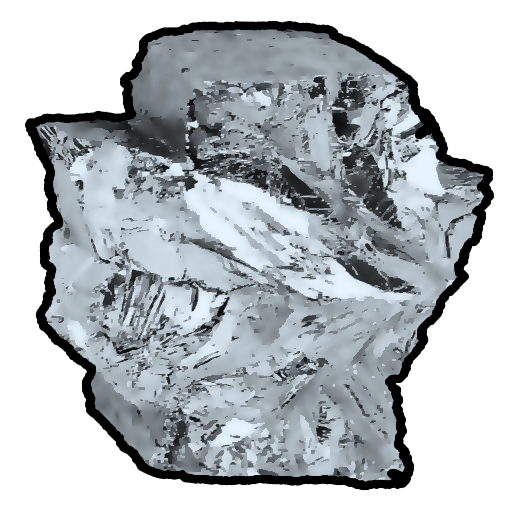
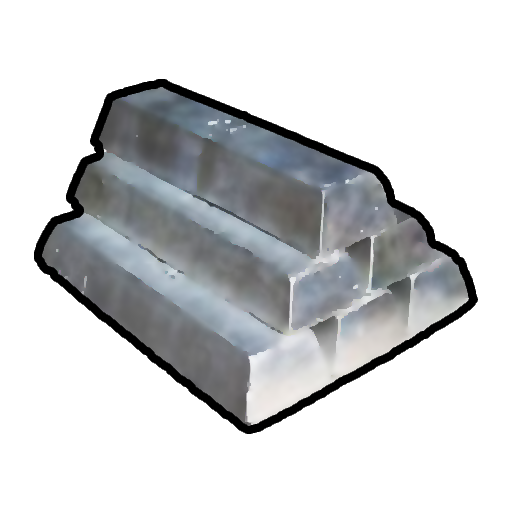
Layered file, before and after one edit (512×512). Changes by layer:
showed group "PureMetals" (1 layers) over [38, 83, 474, 430]
added layer "Layer 6" in group "PureMetals" over [38, 83, 474, 430]
hid group "Metals" (3 layers) over [25, 21, 491, 487]
